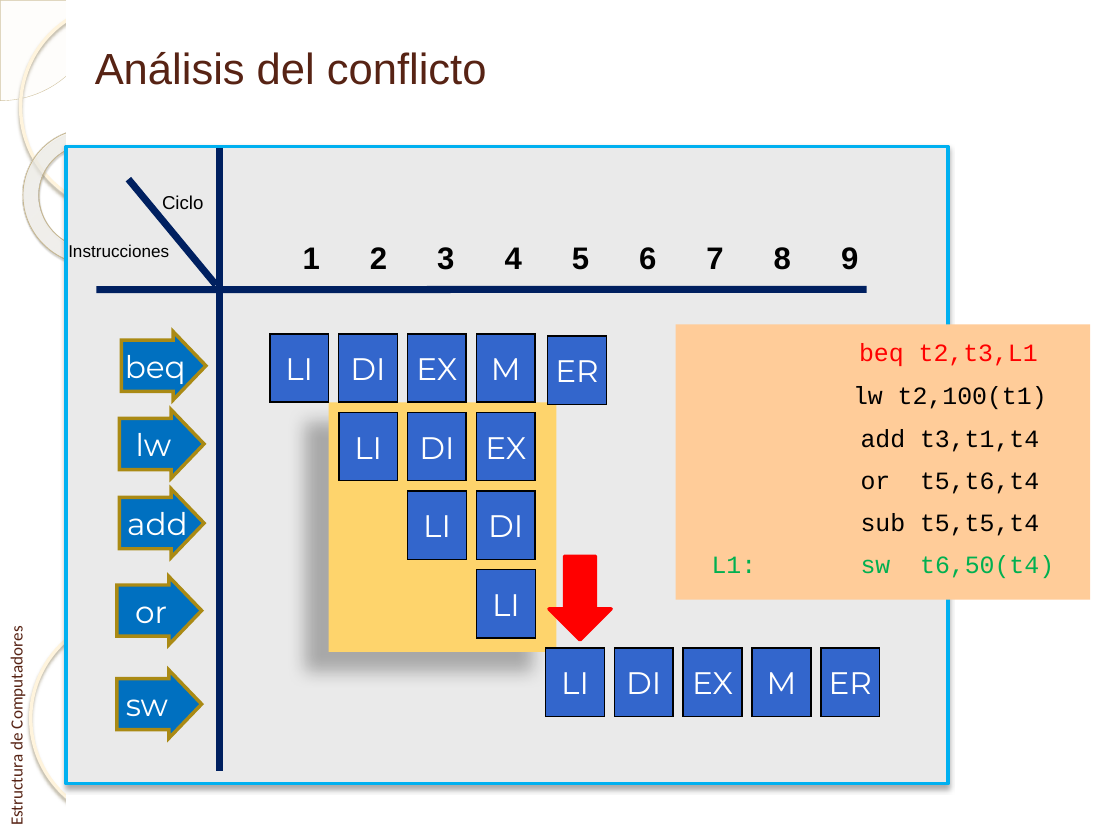
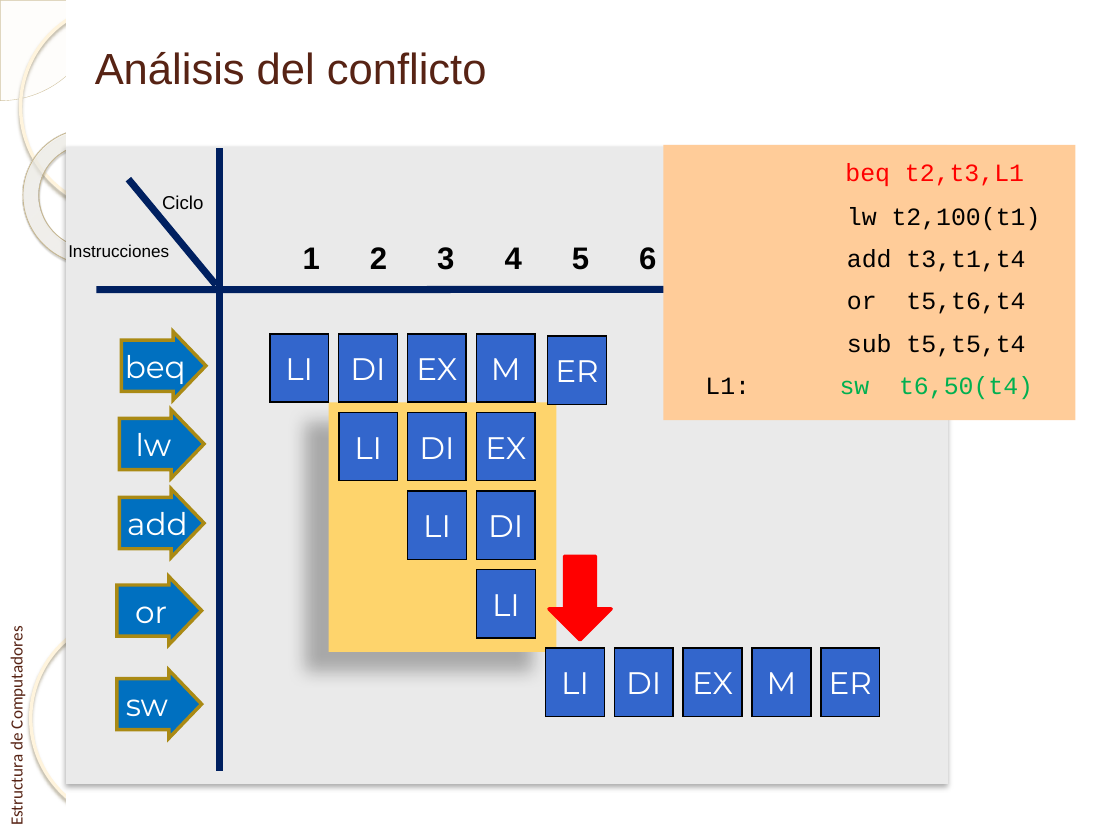
Before and after one commit to enriquesquintana/ETC, a slide deck: slide 54 of ETC_RISCV/Teoría/Tema 2. Segmentación básica_RISCV.pptx. Drawn at 1120x840 pixels with LibreOffice and Linux fonts; fonts in the diff are those of the drawing; background and template pictures are left out. Boxes give left, top, right and bottom in pixels: in the first picture for what was removed or moved away, otherwise in the second. Text is boxed around its words. In the diff, an @@ line names an element or a change of style, - is before the commit and + after.

```diff
--- a/ETC_RISCV/Teoría/Tema 2. Segmentación básica_RISCV.pptx
+++ b/ETC_RISCV/Teoría/Tema 2. Segmentación básica_RISCV.pptx
@@ rectangle at (66, 147, 948, 784): outline #00B0F0 2 pt to none @@
@@ rectangle "beq t2,t3,L1": place and size @@
-rectangle "beq t2,t3,L1" at (675, 325, 1090, 600)
+rectangle "beq t2,t3,L1" at (663, 144, 1075, 420)
@@ text removed at (706, 247, 723, 269) @@
-7
@@ text removed at (774, 247, 791, 270) @@
-8
@@ text removed at (841, 247, 858, 270) @@
-9
@@ text in rectangle at (705, 376, 1033, 399): text colour #00B050 to #000000 in "L1:" @@
```
Also in this commit, not shown: 8 other slides changed, 1 slide added.
